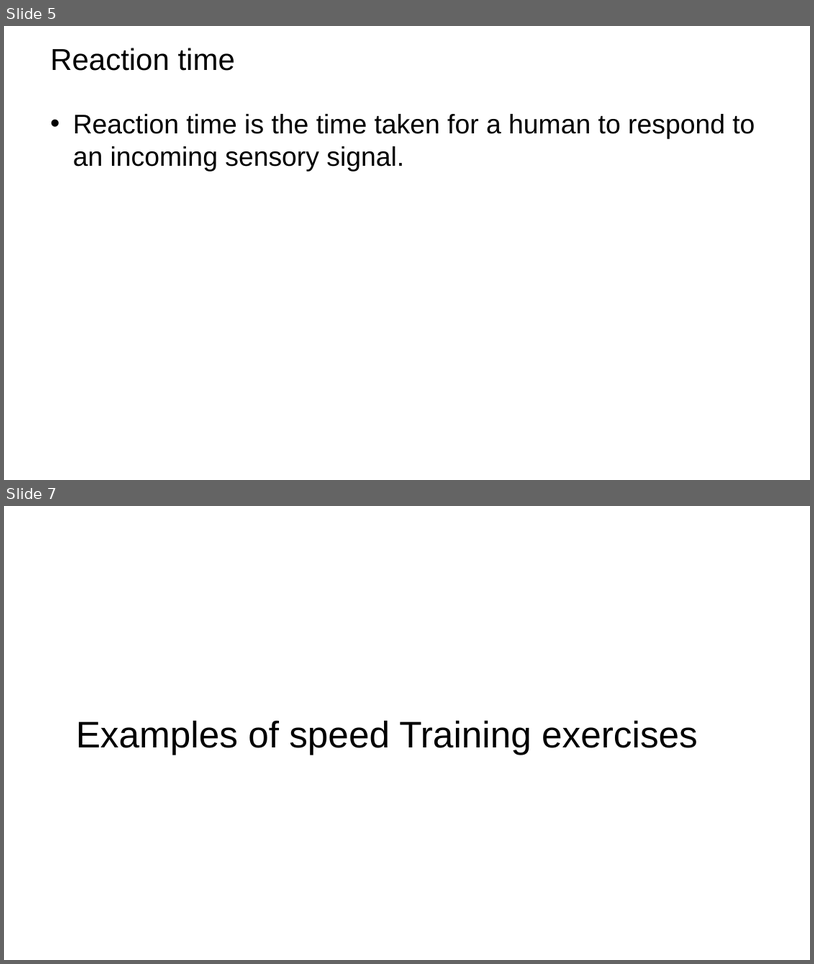
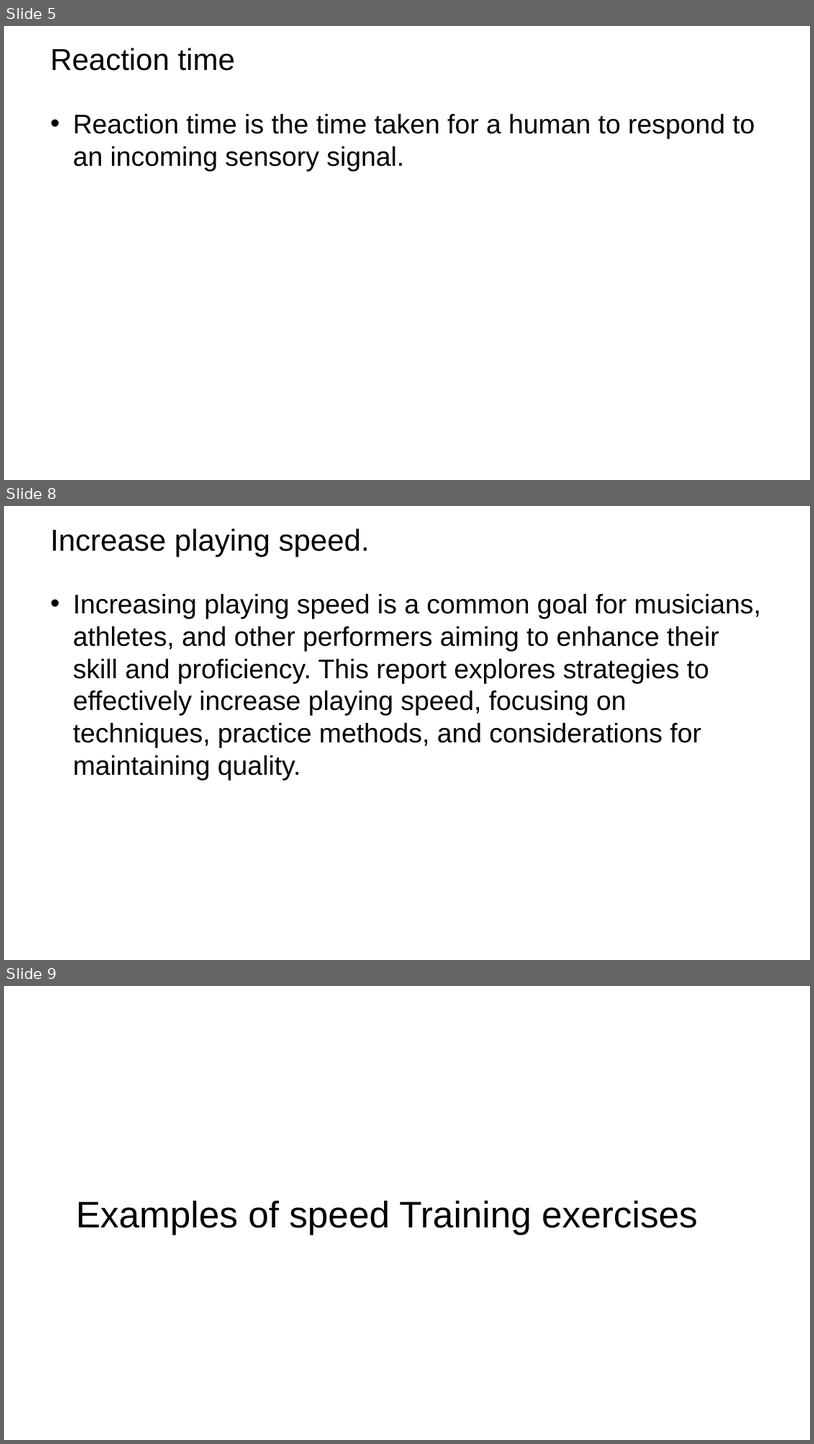
Before and after one commit to troy600/DSA, a slide deck: speedandtraining.pptx. Shown one above the other, each under a label of ours: slides 5 and 7 before the commit, slides 5, 8 and 9 after it; the slides between them are not shown. The pictures are 814x964 and 814x1444 pixels, drawn with LibreOffice and Linux fonts; fonts in the diff are those of the drawing; background and template pictures are left out. Boxes give left, top, right and bottom in pixels: in the first picture for what was removed or moved away, otherwise in the second. Text is boxed around its words. In the diff, an @@ line names an element or a change of style, - is before the commit and + after.

```diff
--- a/speedandtraining.pptx
+++ b/speedandtraining.pptx
@@ slide 8 added at box(4, 506, 810, 960), background picture (left out) @@
@@ title added at box(50, 528, 370, 556), 36 pt, text #000000 @@
+Increase playing speed.
@@ text added at box(73, 594, 761, 780), 32 pt, text #000000 @@
+• Increasing playing speed is a common goal for musicians, athletes, and other performers aiming to enhance their skill and proficiency. This report explores strategies to effectively increase playing speed, focusing on techniques, practice methods, and considerations for maintaining quality.
@@ what was slide 7 is now slide 9 @@
```
Also in this commit, not shown: 1 slide changed, 1 other slide added, 2 slides removed.
